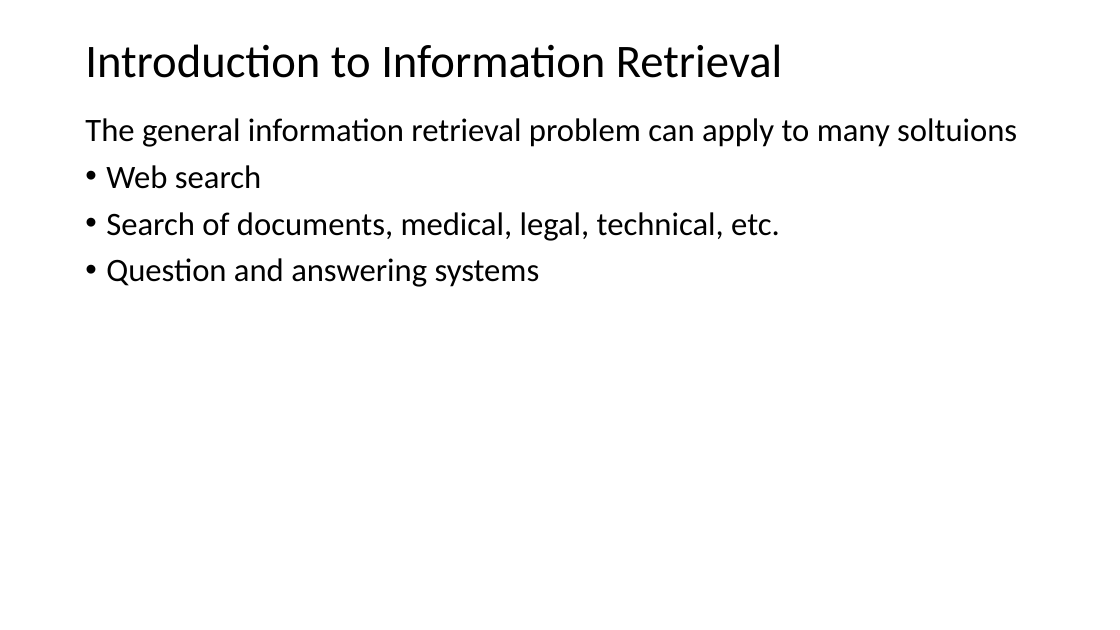
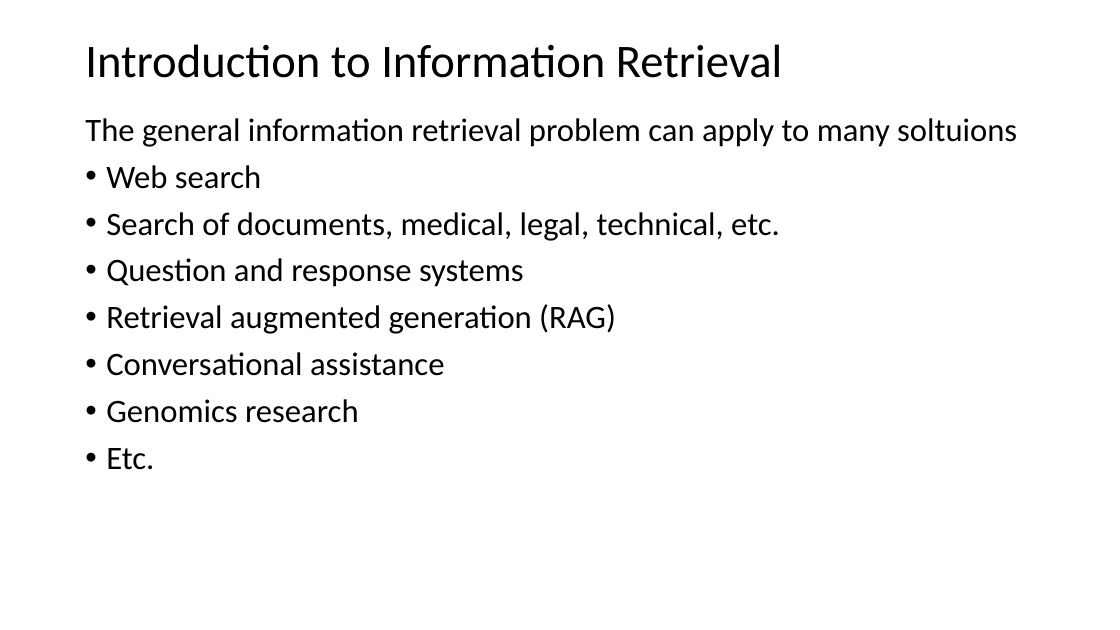
Before and after one commit to harelgabainew/school1, a slide deck: slide 6 of slides/7_DocumentWebSearching.pptx (slide 5 before the commit). Drawn at 1120x630 pixels with LibreOffice and Linux fonts; fonts in the diff are those of the drawing. Boxes give left, top, right and bottom in pixels: in the first picture for what was removed or moved away, otherwise in the second. Text is boxed around its words. In the diff, an @@ line names an element or a change of style, - is before the commit and + after.

```diff
--- a/slides/7_DocumentWebSearching.pptx
+++ b/slides/7_DocumentWebSearching.pptx
@@ text at <box>106,258,616,470</box>: text changed @@
-• Question and answering systems
+• Question and response systems
+• Retrieval augmented generation (RAG)
+• Conversational assistance
+• Genomics research
+• Etc.
```
Also in this commit, not shown: 2 other slides changed, 1 slide added, 1 slide removed.
